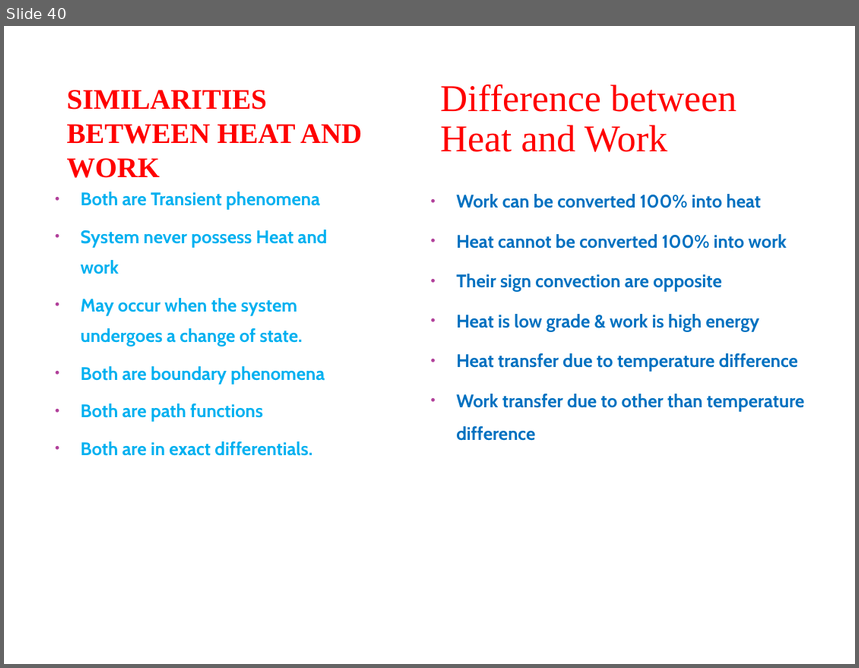
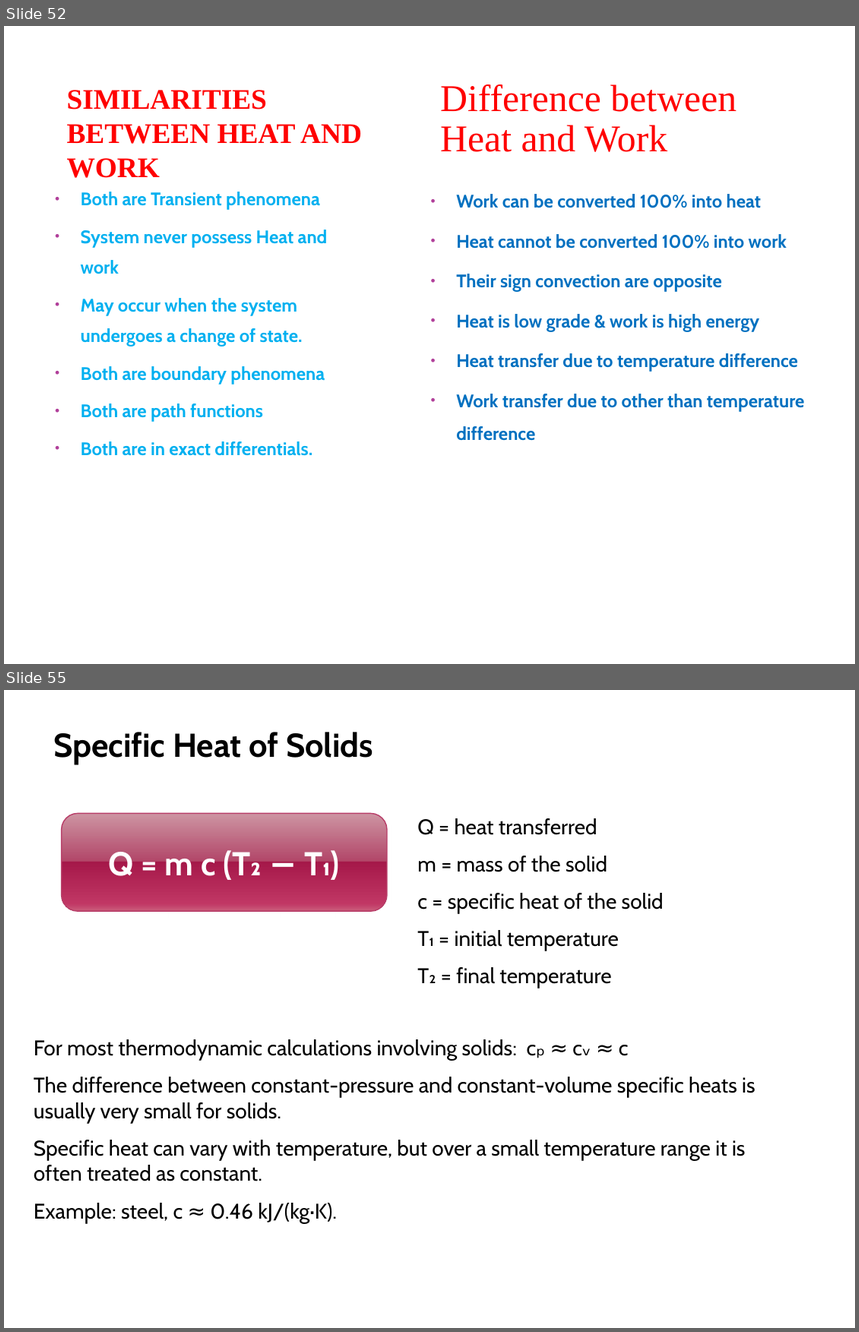
Before and after one commit to SidonTheTroll/3rd-sem-grinding, a slide deck: Engineering Thermodynamics/1 - Introduction to Thermodynamics/ET-UNIT 1.pptx. Shown one above the other, each under a label of ours: slide 40 before the commit, slides 52 and 55 after it; the slides between them are not shown. The pictures are 859x668 and 859x1332 pixels, drawn with LibreOffice and Linux fonts; fonts in the diff are those of the drawing; background and template pictures are left out. Boxes give left, top, right and bottom in pixels: in the first picture for what was removed or moved away, otherwise in the second. Text is boxed around its words. In the diff, an @@ line names an element or a change of style, - is before the commit and + after.

```diff
--- a/Engineering Thermodynamics/1 - Introduction to Thermodynamics/ET-UNIT 1.pptx
+++ b/Engineering Thermodynamics/1 - Introduction to Thermodynamics/ET-UNIT 1.pptx
@@ slide 55 added at <box>4,690,855,1328</box>, background #FFFFFF @@
@@ text added at <box>54,732,373,764</box>, 28 pt, text #000000, bold @@
+Specific Heat of Solids
@@ rounded rectangle added at <box>62,813,388,911</box>, fill gradient #CE94A2 to #B34869 to #A61749 to #C13764 to #CA5D7C, outline #B83D68 0.9 pt, 28 pt, text #FFFFFF, bold @@
+Q = m c (T₂ − T₁)
@@ text added at <box>417,818,664,989</box>, 18 pt, text #000000 @@
+Q = heat transferred
+m = mass of the solid
+c = specific heat of the solid
+T₁ = initial temperature
+T₂ = final temperature
@@ text added at <box>34,1040,756,1224</box>, 18 pt, text #000000 @@
+For most thermodynamic calculations involving solids: cₚ ≈ cᵥ ≈ c
+The difference between constant-pressure and constant-volume specific heats is usually very small for solids.
+Specific heat can vary with temperature, but over a small temperature range it is often treated as constant.
+Example: steel, c ≈ 0.46 kJ/(kg·K).
@@ what was slide 40 is now slide 52 @@
```
Also in this commit, not shown: 12 other slides added, 1 slide removed, 34 other files.
